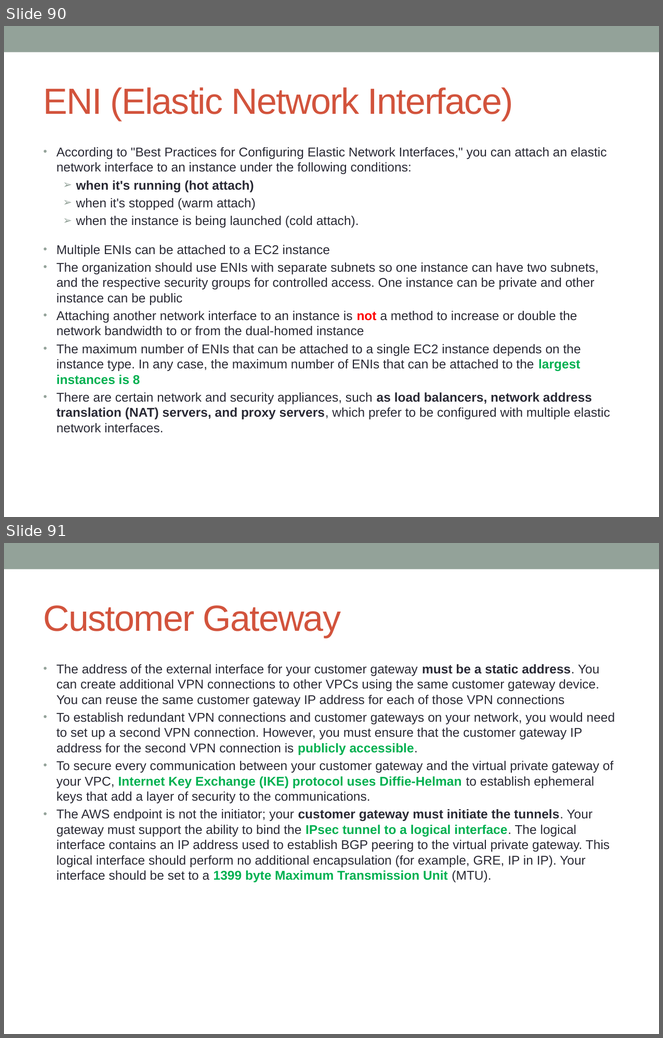
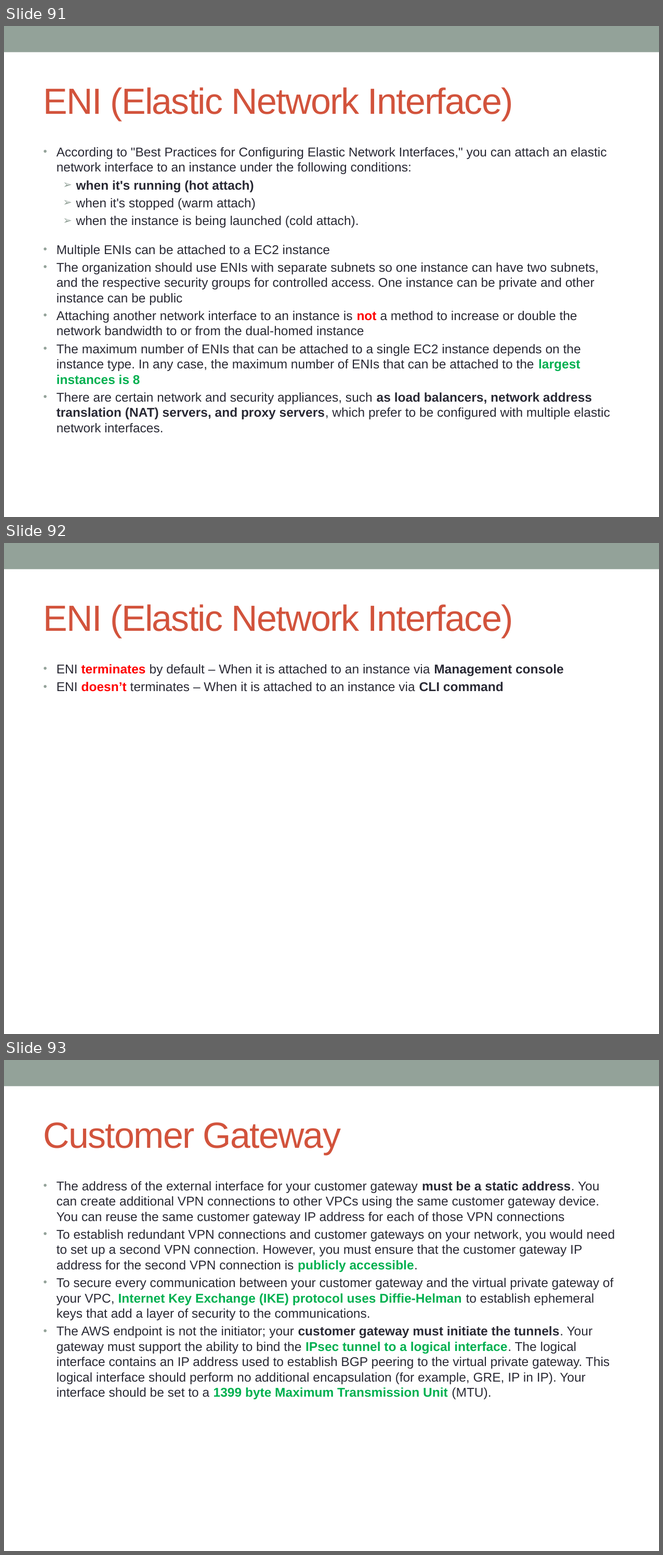
Before and after one commit to notionquest/ProjectDocumentation, a slide deck: AWS_Solution_Architect.pptx. Shown one above the other, each under a label of ours: slides 90 and 91 before the commit, slides 91, 92 and 93 after it. The pictures are 663x1038 and 663x1555 pixels, drawn with LibreOffice and Linux fonts; fonts in the diff are those of the drawing. Boxes give left, top, right and bottom in pixels: in the first picture for what was removed or moved away, otherwise in the second. Text is boxed around its words. In the diff, an @@ line names an element or a change of style, - is before the commit and + after.

```diff
--- a/AWS_Solution_Architect.pptx
+++ b/AWS_Solution_Architect.pptx
@@ slide 92 added at bbox=[4, 543, 659, 1034], background #FFFFFF; not listed: 1 template element that a slide beside it also shows @@
@@ title added at bbox=[44, 604, 514, 638], 40 pt, text #D2533C @@
+ENI (Elastic Network Interface)
@@ text added at bbox=[57, 664, 564, 692], 14 pt, text #292934 @@
+• ENI terminates by default – When it is attached to an instance via Management console
+• ENI doesn’t terminates – When it is attached to an instance via CLI command
@@ what was slide 90 is now slide 91 @@
@@ what was slide 91 is now slide 93 @@
```
Also in this commit, not shown: 10 slides changed, 3 other slides added.
